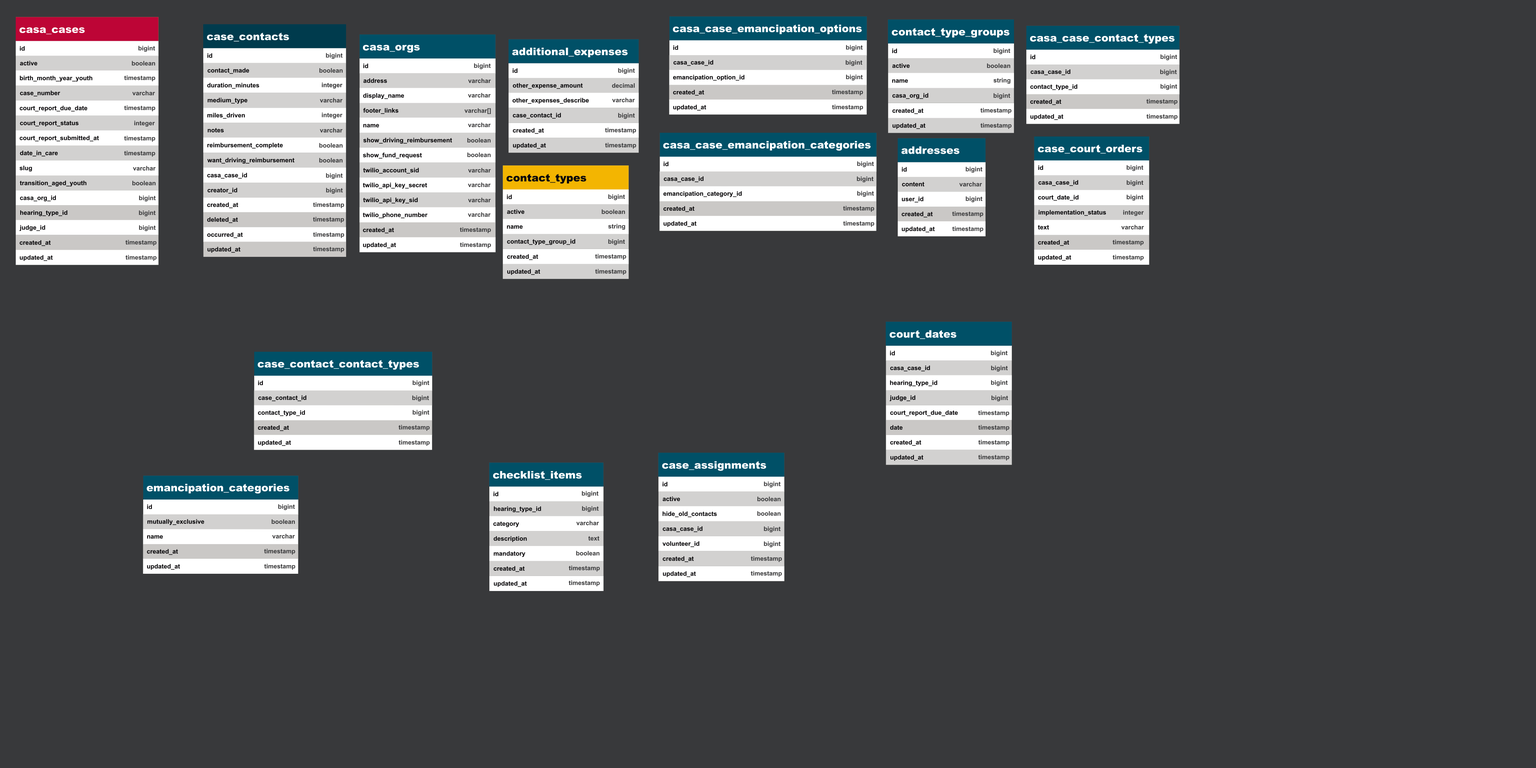
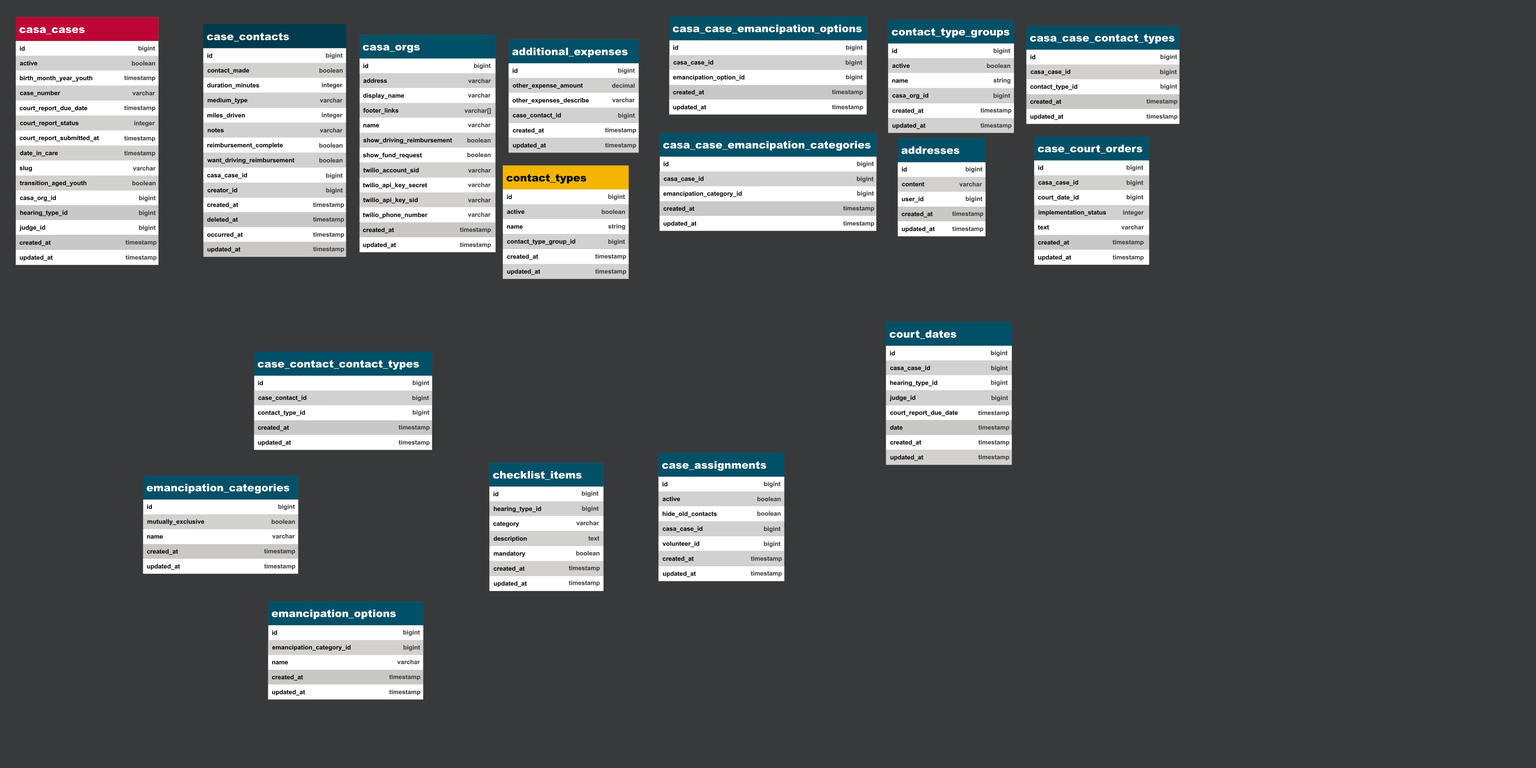
Revision of a layered 1536x768 image; what changed, layer by layer:
pixels changed over [50, 29, 1170, 700] (layer not identified)
